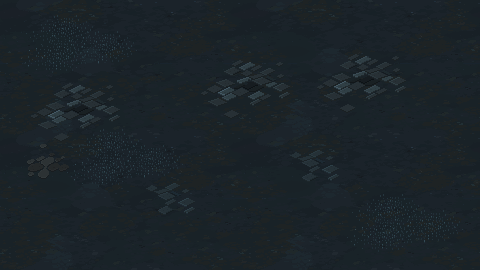
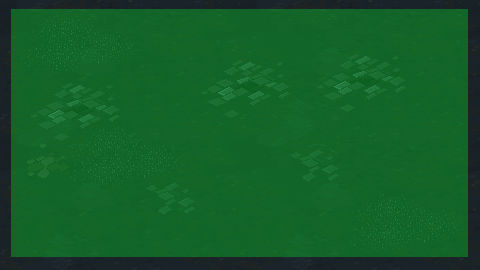
Revision of a layered 480 × 270 image; what changed, layer by layer:
showed group "Areas" (1 layers) over <box>11,9,468,257</box>
